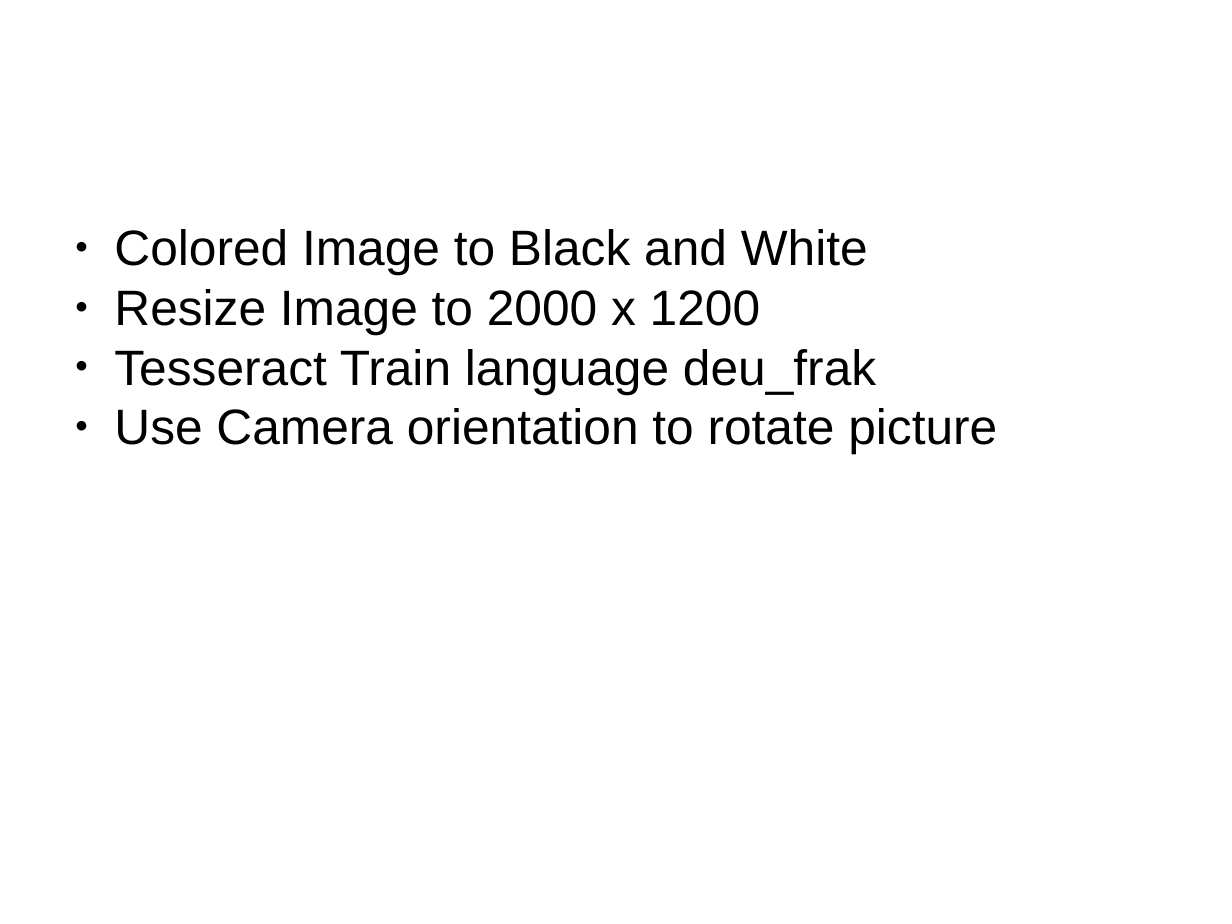
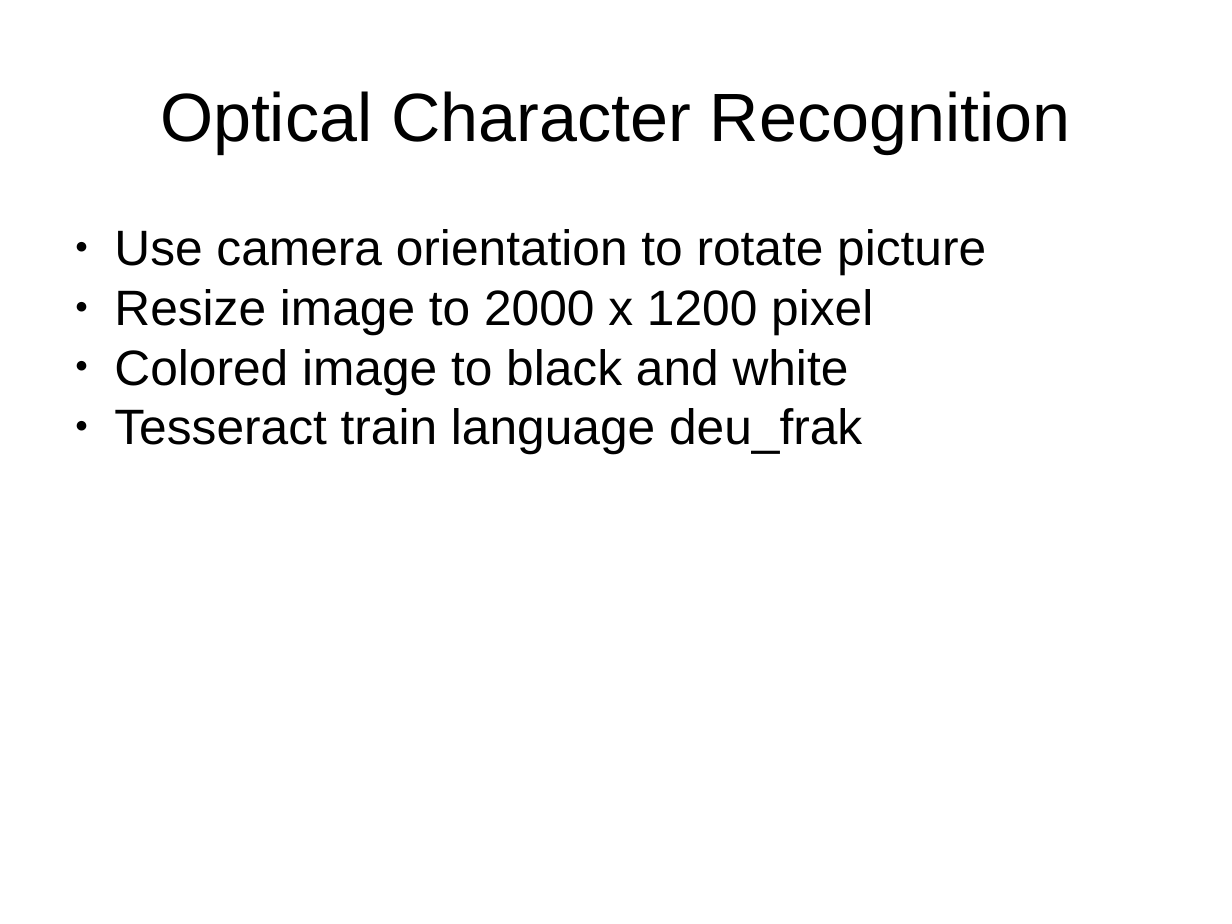
Before and after one commit to ThomasRoehl/ShopAdmin, a slide deck: slide 1 of Dokumentation/thomas_praes.pptx (slide 2 before the commit). Drawn at 1232x924 pixels with LibreOffice and Linux fonts; fonts in the diff are those of the drawing. Boxes give left, top, right and bottom in pixels: in the first picture for what was removed or moved away, otherwise in the second. Text is boxed around its words. In the diff, an @@ line names an element or a change of style, - is before the commit and + after.

```diff
--- a/Dokumentation/thomas_praes.pptx
+++ b/Dokumentation/thomas_praes.pptx
@@ text added at [160,91,1070,153], 44 pt, text #000000 @@
+Optical Character Recognition
@@ text at [114,229,986,454]: text changed @@
-● Colored Image to Black and White
-● Resize Image to 2000 x 1200
-● Tesseract Train language deu_frak
-● Use Camera orientation to rotate picture
+● Use camera orientation to rotate picture
+● Resize image to 2000 x 1200 pixel
+● Colored image to black and white
+● Tesseract train language deu_frak
```
Also in this commit, not shown: 2 other slides changed.
